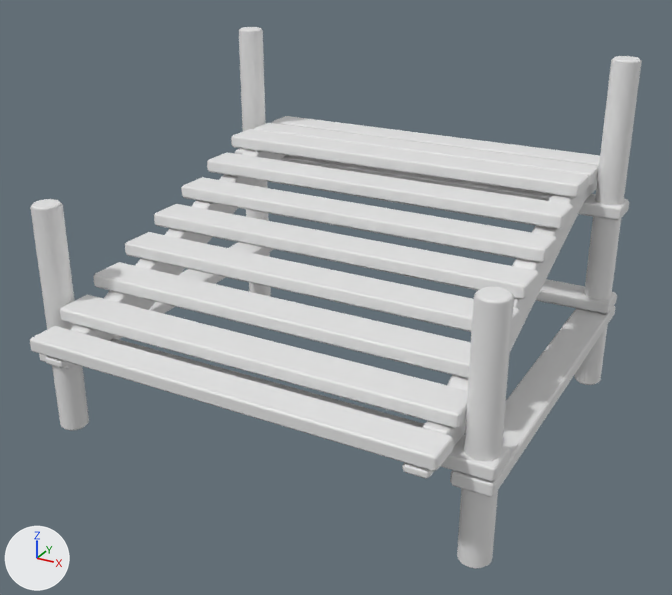
The FBX model CrashCourse/Assets/ART_Assets/Platforms/Wide/M_Wide_Stairs.fbx, before and after one commit.
One viewpoint serves both versions: a 50 mm camera at (70.15, -9.24, 6.84) aimed at (63.08, 3.59, 0.42). Lighting does not change. The marker at lower left points along +X, +Y and +Z. The first picture is the older version. Where no turn or scale is listed for an object, it has been applied to the vertices.

Names of what the first picture shows: 'M_Wide_Stairs'.
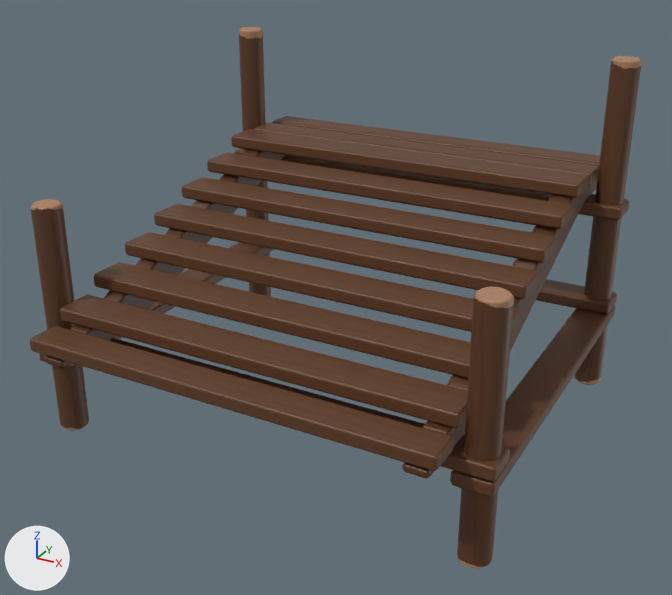
The change, as a diff of the scene's bpy script:
```diff
--- a/CrashCourse/Assets/ART_Assets/Platforms/Wide/M_Wide_Stairs.fbx.py
+++ b/CrashCourse/Assets/ART_Assets/Platforms/Wide/M_Wide_Stairs.fbx.py
@@ img_row_3_uv_png @@
+img_row_3_uv_png = load_image('Row_3_UV.png', '../Textures/Row_3_UV.png', 1024, 1024, 'sRGB')
@@ mat_row_3 @@
+mat_row_3 = principled_material('Row_3')
+mat_row_3.texture = img_row_3_uv_png
@@ me_cube_713 @@
 me_cube_713.from_pydata(...)  # 916 vertices, 888 faces; spans x -4.1..4.05, y -3.57..4.28, z -3.2..2.9
+me_cube_713.materials.append(mat_row_3)  # picture img_row_3_uv_png
```

Location of each change, (x1, y1, x2, y2) in pixels of the pictures (672 x 595 px):
'M_Wide_Stairs', recoloured (white to brown)
    both: (30, 27, 642, 568)
